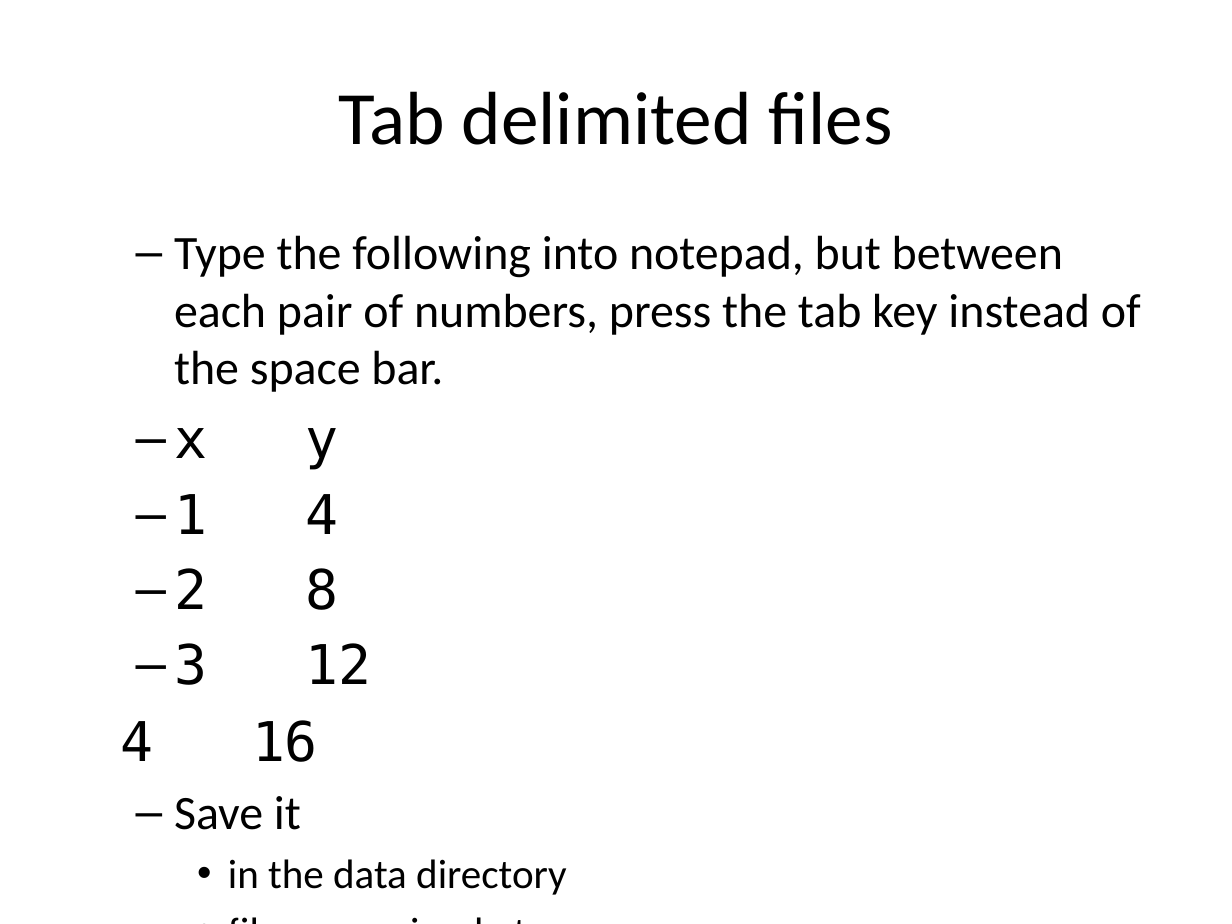
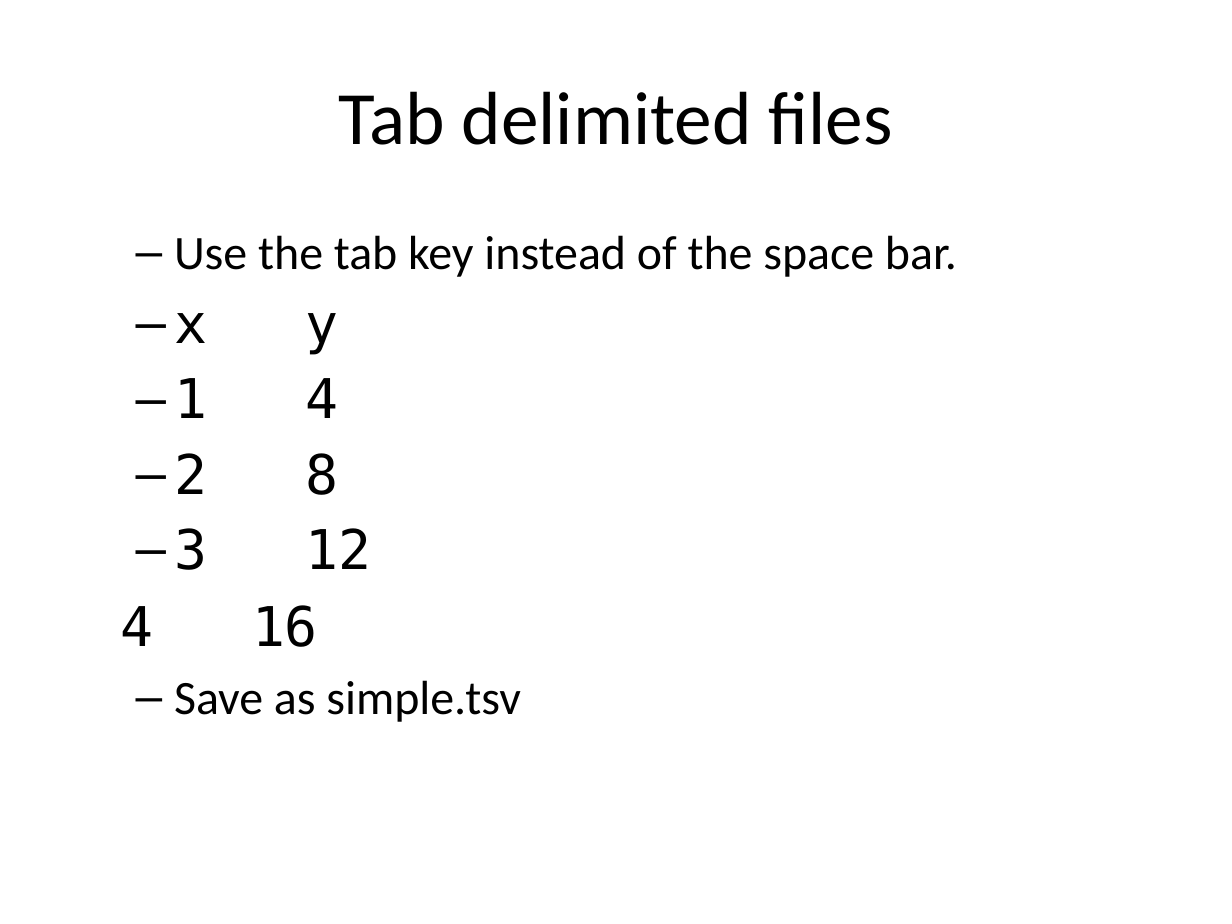
Before and after one commit to pmean/classes, a slide deck: slide 12 of introduction-to-r/src/v03-slides-and-speaker-notes.pptx (slide 10 before the commit). Drawn at 1232x924 pixels with LibreOffice and Linux fonts; fonts in the diff are those of the drawing. Boxes give left, top, right and bottom in pixels: in the first picture for what was removed or moved away, otherwise in the second. Text is boxed around its words. In the diff, an @@ line names an element or a change of style, - is before the commit and + after.

```diff
--- a/introduction-to-r/src/v03-slides-and-speaker-notes.pptx
+++ b/introduction-to-r/src/v03-slides-and-speaker-notes.pptx
@@ text at (174,235,957,277): text changed @@
-  – Type the following into notepad, but between each pair of numbers, press the tab key instead of the space bar.
+  – Use the tab key instead of the space bar.
@@ text at (174,680,521,722): text changed; size 24 to 28 pt @@
-  – Save it
-    • in the data directory
-    • filename: simple.tsv
+  – Save as simple.tsv
```
Also in this commit, not shown: 17 other slides changed, 16 slides added, 6 other files.
